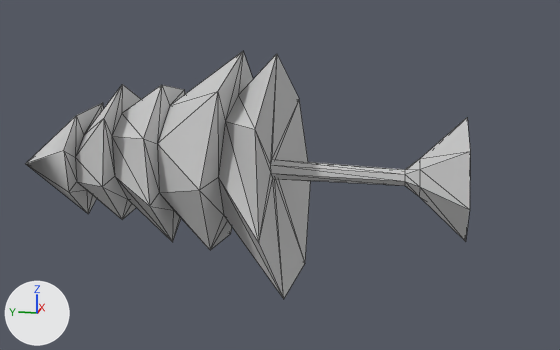
One commit to the FBX model Assets/Standard Assets/Terrain Assets/Trees Ambient-Occlusion/Toon/toontree.FBX: the scene before it, then after it.
The view is the same before and after, from a 50 mm camera at (-0.403, 0.0, 0.098) aimed at (-0.004, 0.08, -0.002). The axes (+X, +Y, +Z) are drawn at lower left. The lights are the same throughout. Mesh edges are drawn as thin lines. Where no turn or scale is listed for an object, it has been applied to the vertices. Vertices at the same position are counted once.

Objects in the first picture: 'tree- fat'.
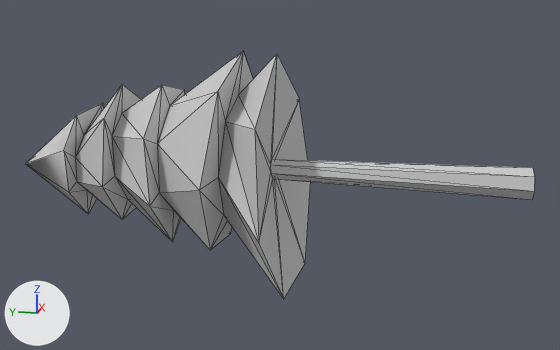
Changed parts and their boxes [x1, y1, x2, y2] in the pictures (560 x 350 px):
'tree- fat', reshaped (15% wider)
    before: [26, 51, 470, 299]
    after: [26, 51, 535, 299]
part 1 of me_mesh, cut back
    before: [270, 118, 470, 241]
    after: [270, 159, 535, 199]

What changed in the scene script:
```text
Change me_mesh:
    used by ob_tree__fat; location = (0.0, 0.0, 0.0)
    remove me_mesh.from_pydata(...)  # 92 vertices, 180 faces; spans x -0.066..0.054, y -0.018..0.234, z -0.061..0.063
    add me_mesh.from_pydata(...)  # 78 vertices, 147 faces; spans x -0.066..0.054, y -0.051..0.234, z -0.061..0.063
    me_mesh part 1
    14 vertices are removed from x -0.033..0.03, y -0.018..0.007, z -0.029..0.032
    33 faces are deleted
    7 vertices move from x -0.006..0.002, y 0.014, z -0.004..0.004 to x -0.01..0.006, y -0.051..-0.05, z -0.008..0.008
```
